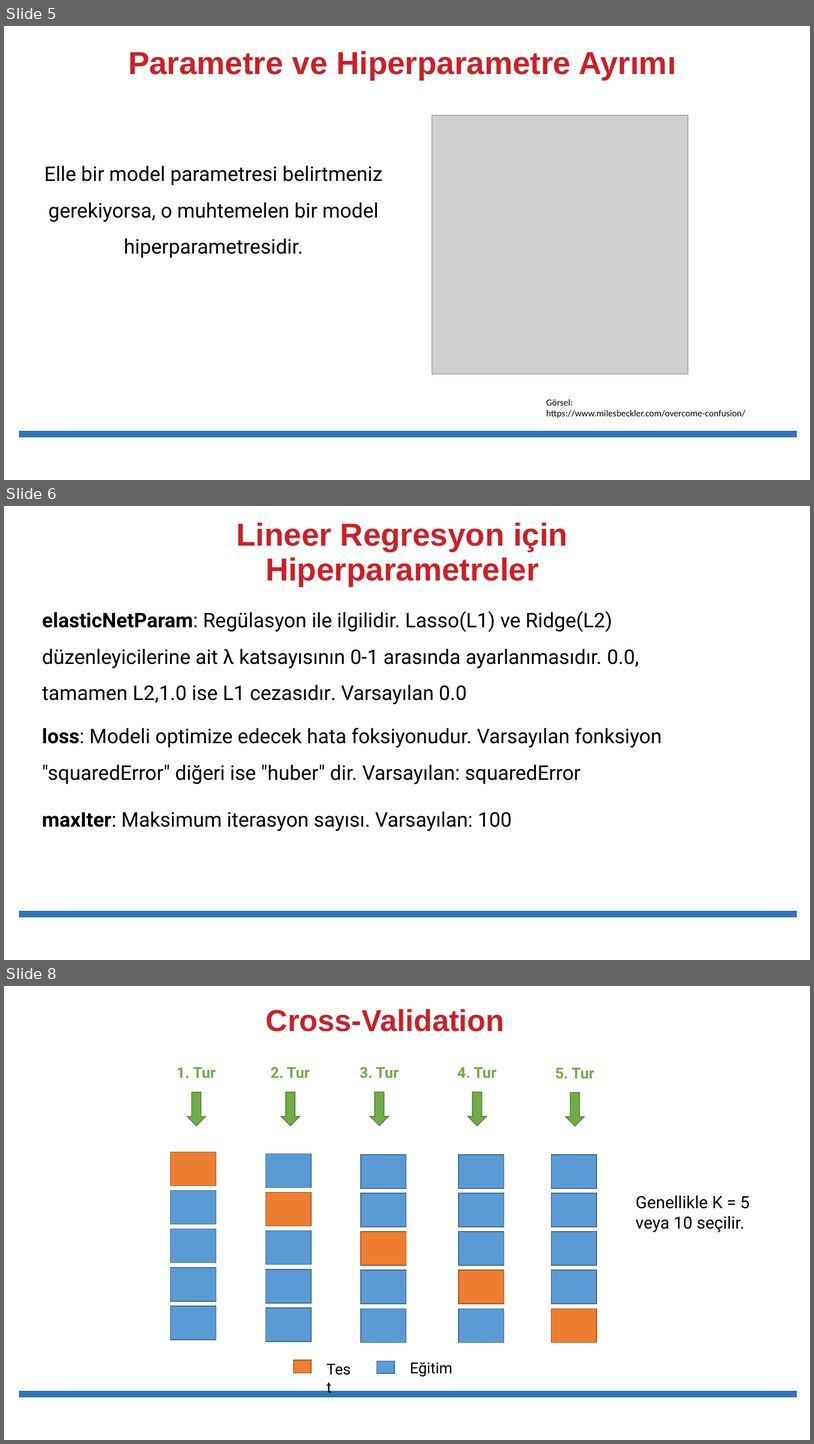
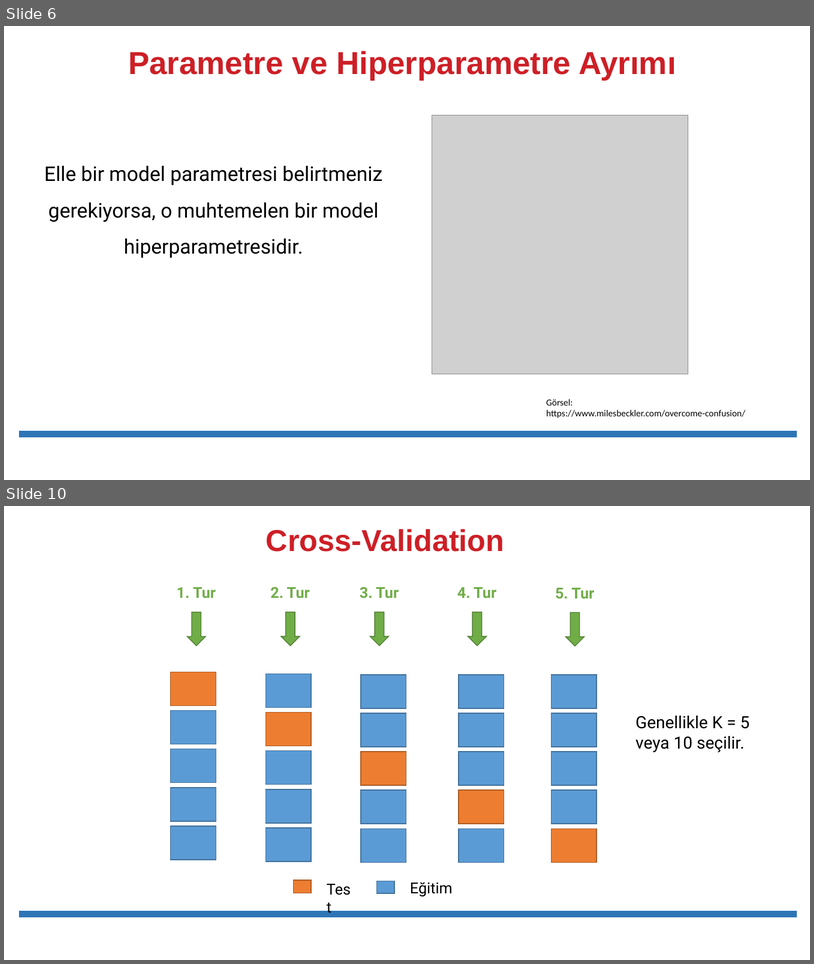
Before and after one commit to veribilimiokulu/bogazici-compec-python-ml, a slide deck: sunumlar/05_Model_Tuning_Hiperparametreleri_Ayarlama.pptx. Shown one above the other, each under a label of ours: slides 5, 6 and 8 before the commit, slides 6 and 10 after it; the slides between them are not shown. The pictures are 814x1444 and 814x964 pixels, drawn with LibreOffice and Linux fonts; fonts in the diff are those of the drawing; grey boxes stand for pictures. Boxes give left, top, right and bottom in pixels: in the first picture for what was removed or moved away, otherwise in the second. Text is boxed around its words. In the diff, an @@ line names an element or a change of style, - is before the commit and + after.

```diff
--- a/sunumlar/05_Model_Tuning_Hiperparametreleri_Ayarlama.pptx
+++ b/sunumlar/05_Model_Tuning_Hiperparametreleri_Ayarlama.pptx
@@ slide 6 removed at <box>4,506,810,960</box>, background #FFFFFF @@
@@ title removed at <box>237,522,568,586</box> @@
-Lineer Regresyon için Hiperparametreler
@@ text removed at <box>42,611,639,704</box> @@
-elasticNetParam: Regülasyon ile ilgilidir. Lasso(L1) ve Ridge(L2) düzenleyicilerine ait λ katsayısının 0-1 arasında ayarlanmasıdır. 0.0, tamamen L2,1.0 ise L1 cezasıdır. Varsayılan 0.0
@@ text removed at <box>42,727,662,784</box> @@
-loss: Modeli optimize edecek hata foksiyonudur. Varsayılan fonksiyon "squaredError" diğeri ise "huber" dir. Varsayılan: squaredError
@@ text removed at <box>42,811,512,831</box> @@
-maxIter: Maksimum iterasyon sayısı. Varsayılan: 100
@@ line removed from (19, 914) to (798, 914) @@
@@ what was slide 5 is now slide 6 @@
@@ what was slide 8 is now slide 10 @@
```
Also in this commit, not shown: 6 slides changed, 3 slides added, 8 other files.
